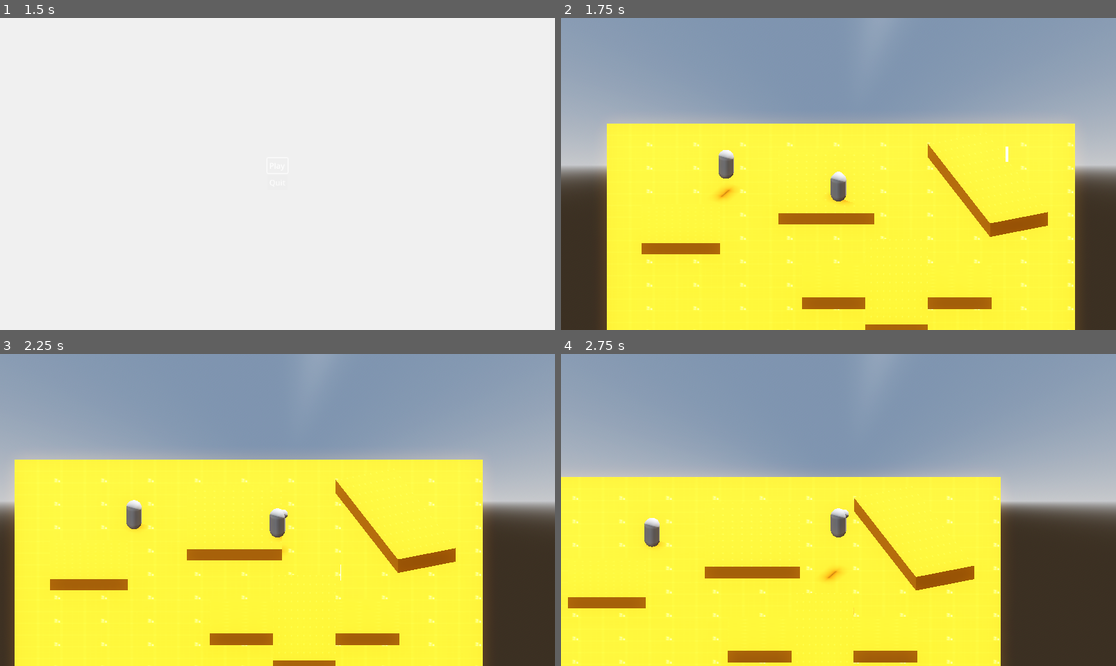
Above: before the commit, frames 1-4 (two rows, left to right).
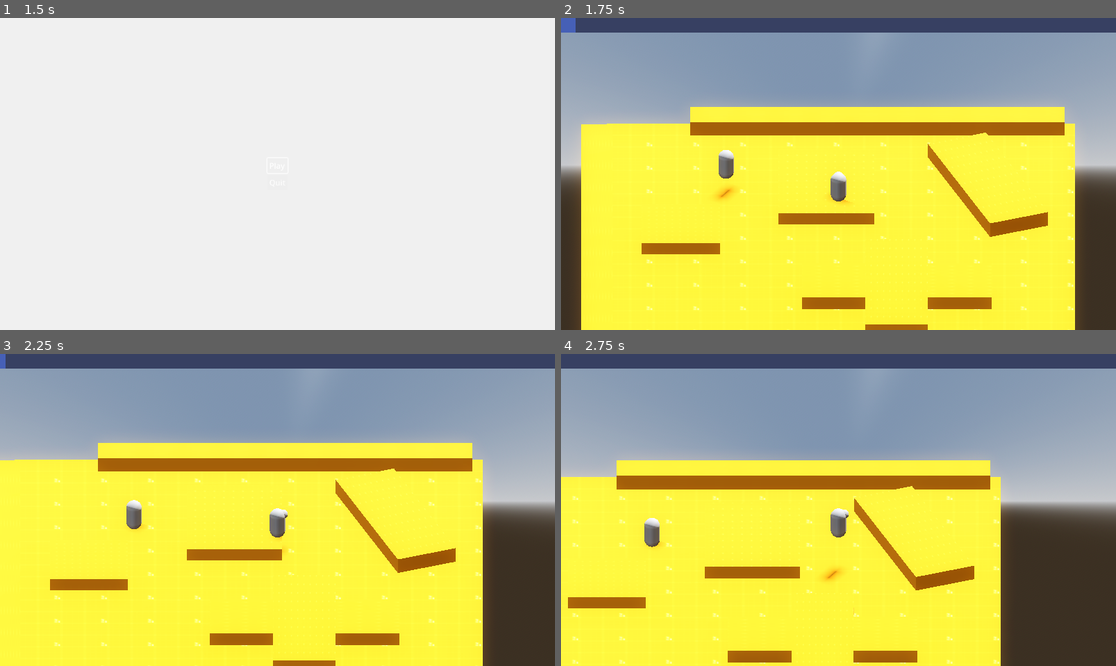
Above: after the commit, the same moments.

Repository: SleepyMush/3d_protoypeMain
Game: Godot game, scene res://UI/menu.tscn
Same seed, same stepped clock (60 frames per second), same inputs: the game is played once before the commit and once after it.
Inputs (mouse positions are in pixels of both pictures, inside the frame that each line leads up to):
- Up to frame 1 (1.5 s): click "Play" at 0.5 s; click "Play" at 1.25 s
- Up to frame 2 (1.75 s): no input
- Up to frame 3 (2.25 s): move the mouse to (399, 494) at 2.02 s; hold D (Right) from 2.03 s (still down); hold Shift (sprint) from 2.03 s (still down)
- Up to frame 4 (2.75 s): keep holding D (Right); keep holding Shift (sprint); tap Space (Jump) at 2.27 s

Frame 1 is identical in both runs. In frame 2, 14% of the frame differs, in the area x 0-100%, y 0-100%; in frame 3, 13%; in frame 4, 11%.

Commit message:
Stamina Bar Added
I added an update to the stamina bar using a progress bar and updated a signal to the chase timer but the enemy seems to stay still after a certain time; need to find a fix

Diff:
--- a/Enemies/Enemy.tscn
+++ b/Enemies/Enemy.tscn
@@ -30,10 +30,13 @@
 shape = SubResource("SphereShape3D_vrk7m")
 
 [node name="Health" parent="." instance=ExtResource("2_elklj")]
+max_health = 50.0
 
 [node name="Node" type="Node" parent="."]
 
 [node name="Timer" type="Timer" parent="Node"]
+wait_time = 3.0
 
 [connection signal="body_entered" from="Area3D" to="." method="_Area_Entered"]
 [connection signal="body_exited" from="Area3D" to="." method="_Area_Exited"]
+[connection signal="timeout" from="Node/Timer" to="." method="_on_timer_timeout"]
--- a/Miscellaneous/Transition.tscn
+++ b/Miscellaneous/Transition.tscn
@@ -83,9 +83,9 @@
 
 [sub_resource type="AnimationLibrary" id="AnimationLibrary_o1rub"]
 _data = {
-"Fade_IN": SubResource("Animation_10doj"),
-"Fade_OUT": SubResource("Animation_4pmst"),
-"RESET": SubResource("Animation_mv42s")
+&"Fade_IN": SubResource("Animation_10doj"),
+&"Fade_OUT": SubResource("Animation_4pmst"),
+&"RESET": SubResource("Animation_mv42s")
 }
 
 [node name="AnimationPlayer" type="AnimationPlayer"]
--- a/Player/Player_Scene.tscn
+++ b/Player/Player_Scene.tscn
@@ -9,13 +9,11 @@
 
 [sub_resource type="SphereMesh" id="SphereMesh_3t2qi"]
 
-[sub_resource type="StandardMaterial3D" id="StandardMaterial3D_pidw4"]
-transparency = 1
-albedo_color = Color(0.193809, 0.843581, 0.924248, 0.533333)
-billboard_mode = 2
-billboard_keep_scale = true
+[sub_resource type="StyleBoxFlat" id="StyleBoxFlat_0ciqf"]
+bg_color = Color(0.216409, 0.250775, 0.386141, 1)
 
-[sub_resource type="PlaneMesh" id="PlaneMesh_xawn6"]
+[sub_resource type="StyleBoxFlat" id="StyleBoxFlat_na0fr"]
+bg_color = Color(0.275538, 0.376659, 0.717102, 1)
 
 [node name="Player" type="CharacterBody3D"]
 collision_layer = 2
@@ -32,10 +30,18 @@
 transform = Transform3D(0.604309, 0, 0, 0, 0.604309, 0, 0, 0, 0.604309, 0, 1.57303, -0.386077)
 mesh = SubResource("SphereMesh_3t2qi")
 
-[node name="MeshInstance3D2" type="MeshInstance3D" parent="."]
-transform = Transform3D(0.402491, 0, 0, 0, 1, 0, 0, 0, 1, 10.7916, 3.11666, -0.530022)
-material_override = SubResource("StandardMaterial3D_pidw4")
-cast_shadow = 0
-mesh = SubResource("PlaneMesh_xawn6")
+[node name="Health" parent="." instance=ExtResource("2_xx1dj")]
+max_health = 100.0
 
-[node name="Health" parent="." instance=ExtResource("2_xx1dj")]
+[node name="OverLay" type="CanvasLayer" parent="."]
+
+[node name="ProgressBar" type="ProgressBar" parent="OverLay"]
+anchors_preset = 10
+anchor_right = 1.0
+offset_bottom = 30.0
+grow_horizontal = 2
+mouse_filter = 2
+theme_override_styles/background = SubResource("StyleBoxFlat_0ciqf")
+theme_override_styles/fill = SubResource("StyleBoxFlat_na0fr")
+value = 60.0
+show_percentage = false
--- a/Scenes/Levels/level_1.tscn
+++ b/Scenes/Levels/level_1.tscn
@@ -31,7 +31,7 @@
 uv1_scale = Vector3(10, 10, 10)
 
 [sub_resource type="BoxShape3D" id="BoxShape3D_bw6yh"]
-size = Vector3(29.6312, 3.12012, 1.97119)
+size = Vector3(4.86882, 3.12012, 1.97119)
 
 [node name="level_0" type="Node3D"]
 script = SubResource("GDScript_ydx1u")
@@ -75,11 +75,19 @@
 transform = Transform3D(-0.363446, -3.55356e-12, 0.931615, -1.66712e-19, 1, 3.81454e-12, -0.931615, 1.38669e-12, -0.363446, 9.58999, 1.02618, -2.57462)
 size = Vector3(10.9514, 1, 4)
 
+[node name="CSGBox3D7" type="CSGBox3D" parent="CSGCombiner3D"]
+transform = Transform3D(1, 0, 0, 0, 1, 0, 0, 0, 1, 2.5, 1, -10.7657)
+size = Vector3(24, 1, 2)
+
+[node name="CSGBox3D8" type="CSGBox3D" parent="CSGCombiner3D"]
+transform = Transform3D(1, 0, 0, 0, 1, 0, 0, 0, 1, -15.5, 1, 4.5)
+size = Vector3(2, 1, 28)
+
 [node name="Area3D" type="Area3D" parent="."]
 transform = Transform3D(1, 0, 0, 0, 1, 0, 0, 0, 1, 4.34265, 0, -9.84927)
 
 [node name="CollisionShape3D" type="CollisionShape3D" parent="Area3D"]
-transform = Transform3D(1, 0, 0, 0, 1, 0, 0, 0, 1, -3.8642, 1.06006, -0.485596)
+transform = Transform3D(1, 0, 0, 0, 1, 0, 0, 0, 1, -16.2454, 1.06006, -0.485596)
 shape = SubResource("BoxShape3D_bw6yh")
 
 [node name="SpawnPoint" type="Marker3D" parent="."]
--- a/Script/enemy.gd
+++ b/Script/enemy.gd
@@ -3,7 +3,7 @@
 
 var current_speed : float = 0.100
 var chase_speed   : float = 1.0
-var distance_chased_from : float = 0.100
+var distance_chased_from : float = 2.0
 
 var player : Player
 
@@ -51,3 +51,7 @@
 	if body is Player:
 		player = body
 		current_state = ENEMY_STATE.SEEK
+
+func _on_timer_timeout() -> void:
+	current_state = ENEMY_STATE.IDLE
+	timer.stop()
--- a/Script/player_Script.gd
+++ b/Script/player_Script.gd
@@ -3,7 +3,7 @@
 
 #Misallanious
 const control_adjustment : Vector2 = Vector2(1,1)
-var sprint_time : float = 2.0
+var sprint_time : float = 3.0
 var sprint_time_remain : float = 0.0
 
 #Player Variables
@@ -17,7 +17,13 @@
 var jump_velocity : float = 5.0
 var gravity = ProjectSettings.get_setting("physics/3d/default_gravity")
 
-@onready var Trail_mesh: MeshInstance3D = $MeshInstance3D2
+@onready var progress_bar: ProgressBar = $OverLay/ProgressBar
+
+func _ready() -> void:
+	progress_bar.max_value = sprint_time
+
+func _process(delta: float) -> void:
+	progress_bar.value = sprint_time_remain
 
 func _physics_process(delta: float) -> void:
 		# Add the gravity.
@@ -36,7 +42,6 @@
 	elif not Input.is_action_pressed("sprint"):
 			sprint_time_remain = clamp(sprint_time_remain + delta / 2.0, 0, sprint_time)
 
-	Trail_mesh.scale.x = remap(sprint_time_remain, 0, sprint_time, 0, 2)
 
 	var input_dir := Input.get_vector("Left", "Right", "Forward", "Backward")
 	direction = (control_basis * Vector3(input_dir.x, 0, input_dir.y)).normalized()
@@ -63,3 +68,5 @@
 	if newlookatpos.distance_to(global_position) > 0.1:
 		look_at(newlookatpos)
 		orthonormalize()
+
+#remap(sprint_time_remain, 0, sprint_time, 0, 2)
--- a/project.godot
+++ b/project.godot
@@ -12,7 +12,7 @@
 
 config/name="3D_Protoype-2.0"
 run/main_scene="res://UI/menu.tscn"
-config/features=PackedStringArray("4.3", "Forward Plus")
+config/features=PackedStringArray("4.4", "Forward Plus")
 config/icon="res://icon.svg"
 
 [file_customization]
Not shown: 1 places in Camera/camera.tscn that only renumber resources
Not shown: 1 places in Enemies/Enemy.tscn that only renumber resources
Not shown: 1 places in Miscellaneous/health.tscn that only renumber resources
Not shown: 1 places in Player/Player_Scene.tscn that only renumber resources
Not shown: 1 places in Scenes/Level_Manager.tscn that only renumber resources
Not shown: 1 places in Scenes/Levels/level_1.tscn that only renumber resources
Not shown, added: Script/Health_Script.gd.uid
Not shown, added: Script/Spawn_point.gd.uid
Not shown, added: Script/camera.gd.uid
Not shown, added: Script/enemy.gd.uid
Not shown, added: Script/fade.gd.uid
Not shown, added: Script/level.gd.uid
(and 5 more such lines)
